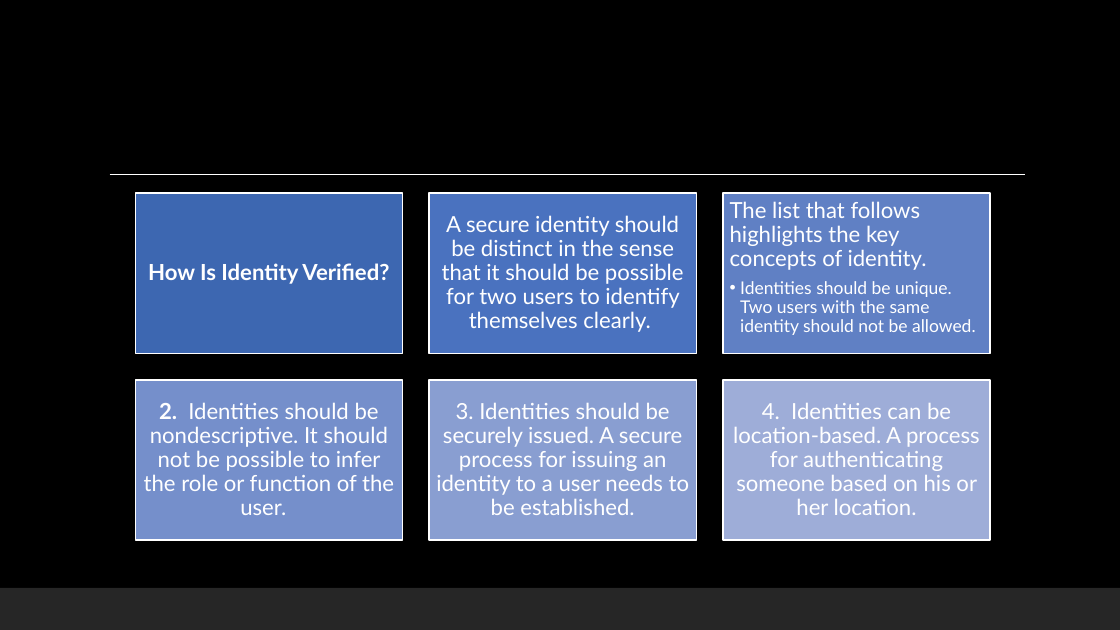
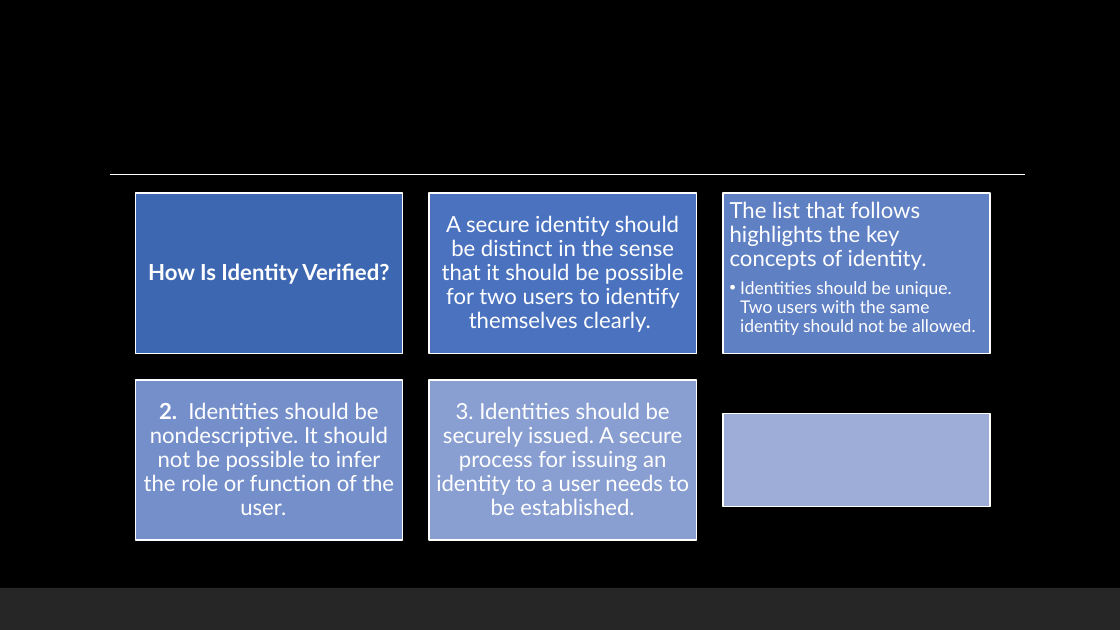
Before and after one commit to ronnie-1947/access-control-ppt, a slide deck: slide 5 of Access Control.pptx. Drawn at 1120x630 pixels with LibreOffice and Linux fonts; fonts in the diff are those of the drawing; background and template pictures are left out. Boxes give left, top, right and bottom in pixels: in the first picture for what was removed or moved away, otherwise in the second. Text is boxed around its words. In the diff, an @@ line names an element or a change of style, - is before the commit and + after.

```diff
--- a/Access Control.pptx
+++ b/Access Control.pptx
@@ rectangle: place and size @@
-rectangle at (723,380,991,540)
+rectangle at (723,413,991,507)
@@ text removed at (733,403,980,515) @@
-4. Identities can be location-based. A process for authenticating someone based on his or her location.
```
Also in this commit, not shown: 2 other slides changed.
